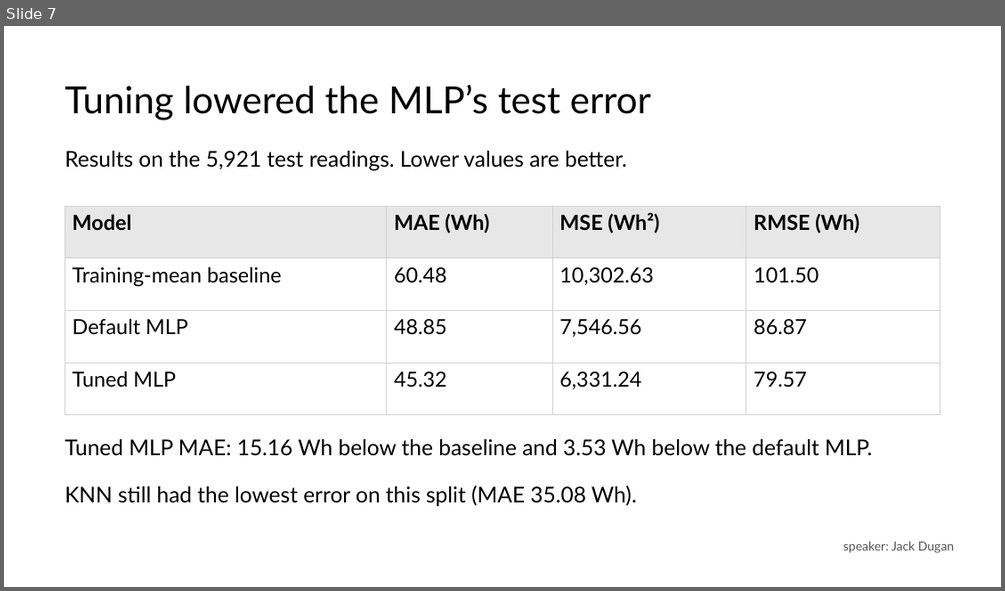
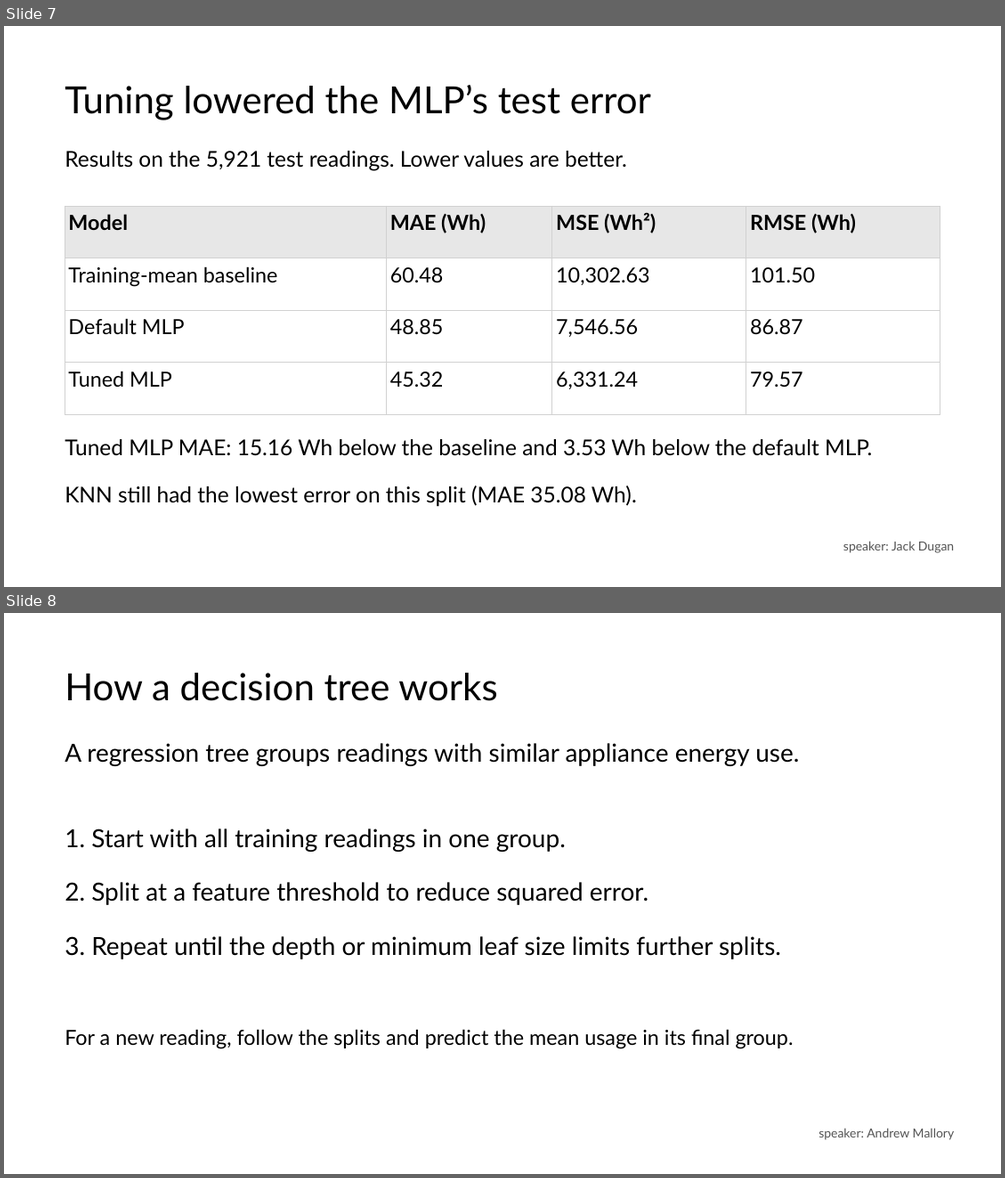
Before and after one commit to va2324/CSC3730-Group3, a slide deck: shared_report_&_presentation/group_presentation.pptx. Shown one above the other, each under a label of ours: slide 7 before the commit, slides 7 and 8 after it. The pictures are 1005x591 and 1005x1178 pixels, drawn with LibreOffice and Linux fonts; fonts in the diff are those of the drawing. Boxes give left, top, right and bottom in pixels: in the first picture for what was removed or moved away, otherwise in the second. Text is boxed around its words. In the diff, an @@ line names an element or a change of style, - is before the commit and + after.

```diff
--- a/shared_report_&_presentation/group_presentation.pptx
+++ b/shared_report_&_presentation/group_presentation.pptx
@@ slide 8 added at [4,613,1001,1174], background #FFFFFF @@
@@ text added at [65,673,497,701], 36 pt, text #000000 @@
+How a decision tree works
@@ text added at [65,743,799,766], 24 pt, text #000000 @@
+A regression tree groups readings with similar appliance energy use.
@@ text added at [65,828,566,852], 24 pt, text #000000 @@
+1. Start with all training readings in one group.
@@ text added at [65,882,648,905], 24 pt, text #000000 @@
+2. Split at a feature threshold to reduce squared error.
@@ text added at [65,936,781,959], 24 pt, text #000000 @@
+3. Repeat until the depth or minimum leaf size limits further splits.
@@ text added at [65,1029,793,1049], 20 pt, text #000000 @@
+For a new reading, follow the splits and predict the mean usage in its final group.
@@ text added at [818,1127,955,1140], 12 pt, text #545454 @@
+speaker: Andrew Mallory
@@ slide 7 changed as well @@
@@ table: place and size @@
-table at [65,206,939,393]
+table at [65,206,939,415]
```
Also in this commit, not shown: 5 other slides changed, 2 other slides added, 4 other files.
